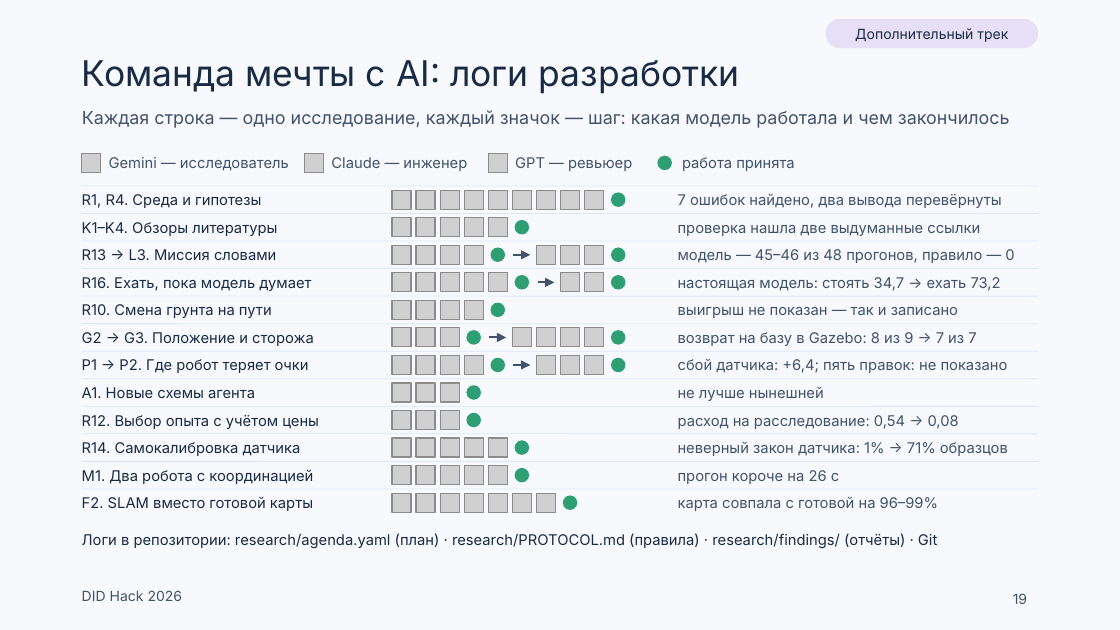
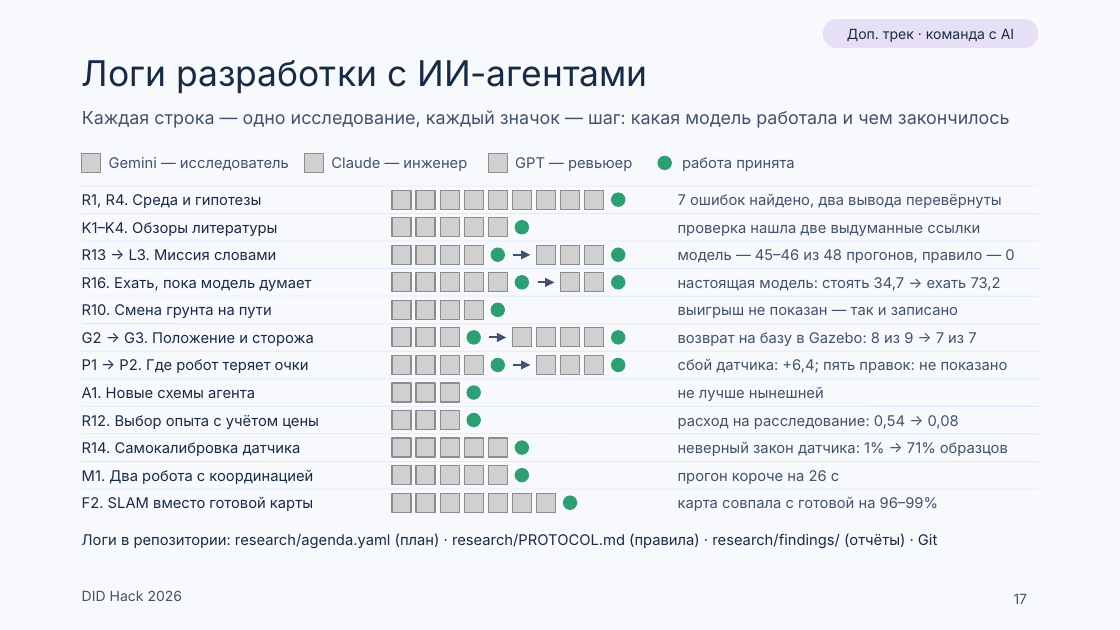
Before and after one commit to Mput13/did-hack, a slide deck: slide 17 of presentation/team/DID_final.pptx (slide 19 before the commit). Drawn at 1120x630 pixels with LibreOffice and Linux fonts; fonts in the diff are those of the drawing; grey boxes stand for pictures. Boxes give left, top, right and bottom in pixels: in the first picture for what was removed or moved away, otherwise in the second. Text is boxed around its words. In the diff, an @@ line names an element or a change of style, - is before the commit and + after.

```diff
--- a/presentation/team/DID_final.pptx
+++ b/presentation/team/DID_final.pptx
@@ text in rounded rectangle at <box>847,28,1014,42</box>: text changed @@
-Дополнительный трек
+Доп. трек · команда с AI
@@ title at <box>82,60,648,94</box>: text changed @@
-Команда мечты с AI: логи разработки
+Логи разработки с ИИ-агентами
@@ page number at <box>1014,594,1028,604</box>: text changed @@
-19
+17
```
Also in this commit, not shown: 6 other slides changed, 1 slide removed, 14 other files.
